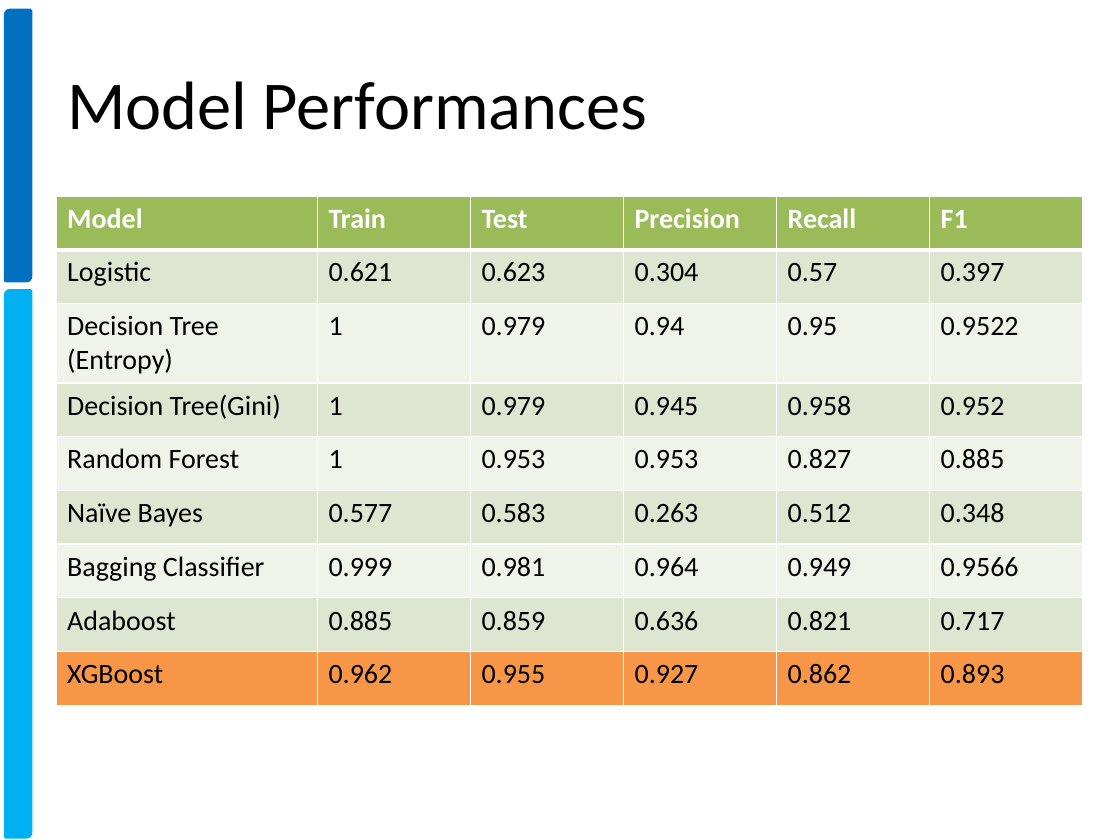
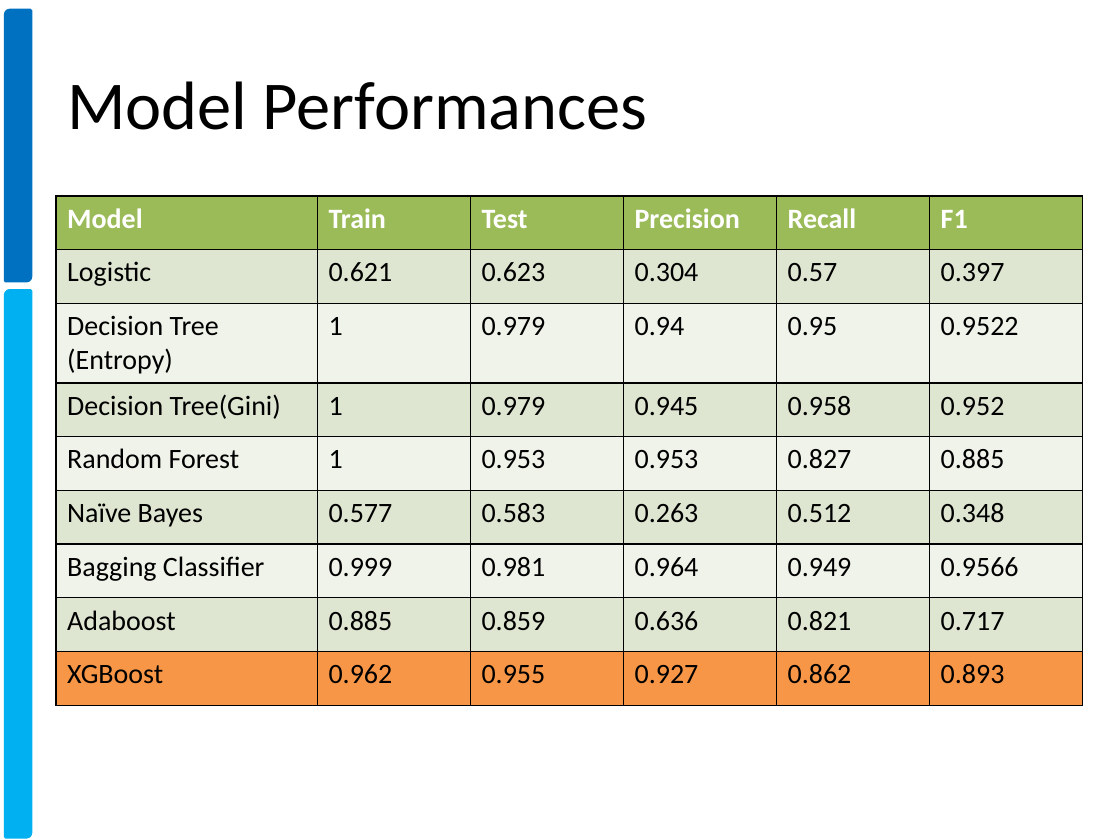
Before and after one commit to xavierigneous/Vehicle-Loan-Default-Prediction, a slide deck: slide 15 of Pravin Kumar/Vehicle Loan Default Prediction.pptx (slide 12 before the commit). Drawn at 1120x840 pixels with LibreOffice and Linux fonts; fonts in the diff are those of the drawing; background and template pictures are left out. Boxes give left, top, right and bottom in pixels: in the first picture for what was removed or moved away, otherwise in the second. Text is boxed around its words. In the diff, an @@ line names an element or a change of style, - is before the commit and + after.

```diff
--- a/Pravin Kumar/Vehicle Loan Default Prediction.pptx
+++ b/Pravin Kumar/Vehicle Loan Default Prediction.pptx
@@ table at (56, 196, 1084, 704) @@
@@ borders changed @@
```
Also in this commit, not shown: 15 other slides changed, 4 slides added, 1 slide removed, 4 other files.
